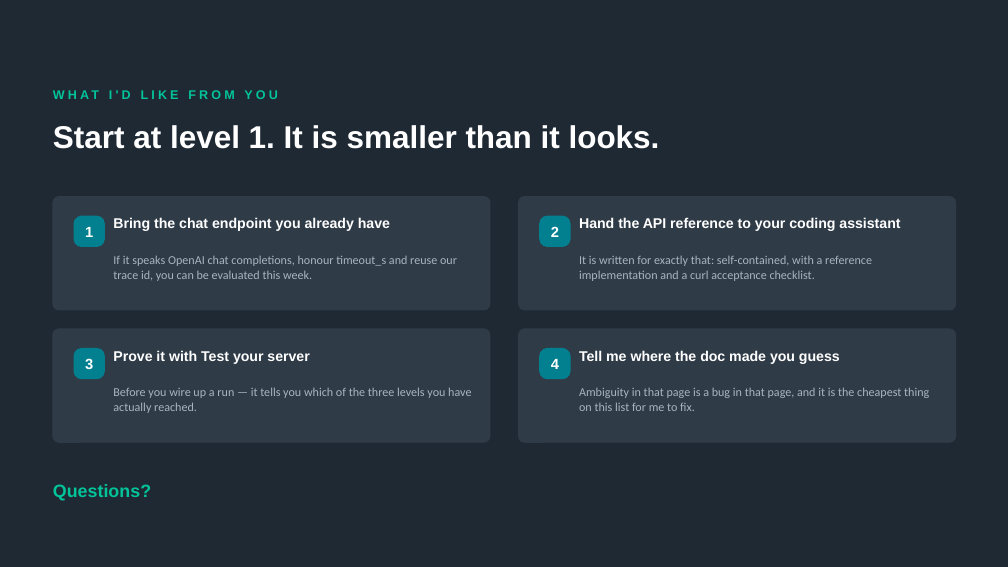
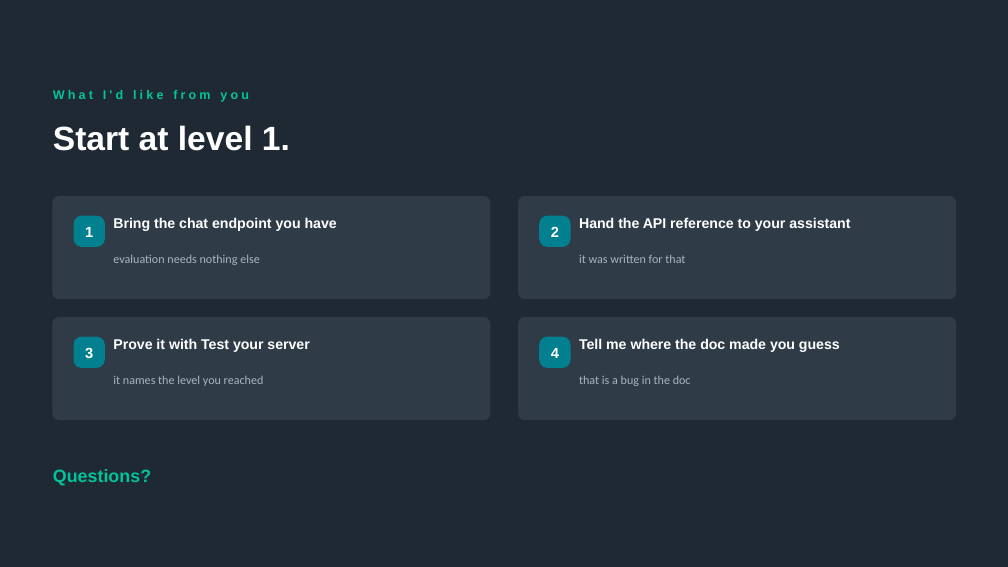
Before and after one commit to johnnyhwu/agent-optimization, a slide deck: slide 11 of presentation/sprint-demo.pptx (slide 10 before the commit). Drawn at 1008x567 pixels with LibreOffice and Linux fonts; fonts in the diff are those of the drawing. Boxes give left, top, right and bottom in pixels: in the first picture for what was removed or moved away, otherwise in the second. Text is boxed around its words. In the diff, an @@ line names an element or a change of style, - is before the commit and + after.

```diff
--- a/presentation/sprint-demo.pptx
+++ b/presentation/sprint-demo.pptx
@@ text at (53, 90, 249, 102): text changed @@
-WHAT I'D LIKE FROM YOU
+What I'd like from you
@@ text at (53, 125, 290, 151): text changed; size 30 to 32 pt @@
-Start at level 1. It is smaller than it looks.
+Start at level 1.
@@ rounded rectangle: place and size @@
-rounded rectangle at (53, 197, 490, 310)
+rounded rectangle at (53, 197, 490, 299)
@@ rounded rectangle: place and size @@
-rounded rectangle at (519, 197, 956, 310)
+rounded rectangle at (519, 197, 956, 299)
@@ text at (113, 217, 337, 231): text changed @@
-Bring the chat endpoint you already have
+Bring the chat endpoint you have
@@ text at (579, 217, 850, 231): text changed @@
-Hand the API reference to your coding assistant
+Hand the API reference to your assistant
@@ text at (113, 254, 260, 265): text changed @@
-If it speaks OpenAI chat completions, honour timeout_s and reuse our trace id, you can be evaluated this week.
+evaluation needs nothing else
@@ text at (579, 254, 685, 263): text changed @@
-It is written for exactly that: self-contained, with a reference implementation and a curl acceptance checklist.
+it was written for that
@@ rounded rectangle: place and size @@
-rounded rectangle at (53, 329, 490, 442)
+rounded rectangle at (53, 318, 490, 420)
@@ proportions changed in 4 elements at (53, 197, 490, 299), (519, 197, 956, 299), (53, 318, 490, 420), (519, 318, 956, 420) @@
@@ rounded rectangle: place and size @@
-rounded rectangle at (519, 329, 956, 442)
+rounded rectangle at (519, 318, 956, 420)
@@ 4 texts, 2 rounded rectangles: place and size @@
-4 texts, 2 rounded rectangles at (74, 349, 840, 379)
+4 texts, 2 rounded rectangles at (74, 337, 840, 368)
@@ text at (113, 375, 264, 386): text changed @@
-Before you wire up a run — it tells you which of the three levels you have actually reached.
+it names the level you reached
@@ text at (579, 375, 691, 386): text changed @@
-Ambiguity in that page is a bug in that page, and it is the cheapest thing on this list for me to fix.
+that is a bug in the doc
@@ text "Questions?": place and size @@
-text "Questions?" at (53, 484, 151, 501)
+text "Questions?" at (53, 469, 151, 486)
```
Also in this commit, not shown: 7 other slides changed, 3 slides added, 2 slides removed, 2 other files.
